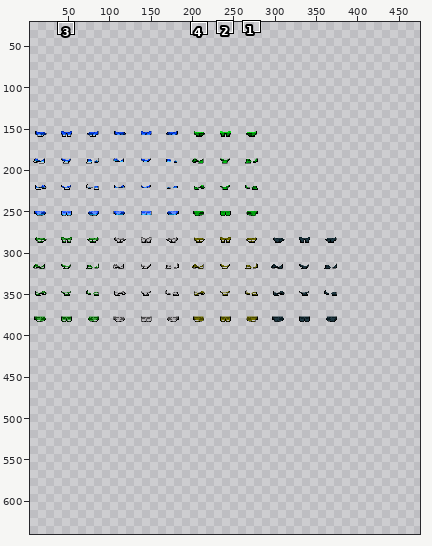
Sprite sheet -- Resources/Textures/Entities/LegsAndFeet.png. The first picture is a wide view before the edit; the outline marks the close-up.
Close-up. The starting point:
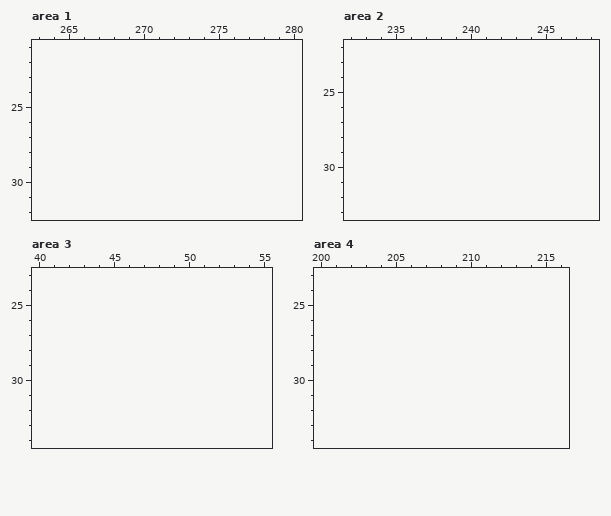
The file is 383x256 pixels. Pixels under 10% opacity are left out. Colours within 5 levels of each other are drawn and written as one. Shown: area 1: x 263..280, y 21..32; area 2: x 232..248, y 22..33; area 3: x 40..55, y 23..34; area 4: x 200..216, y 23..34. The old version is drawn lined up with the new one, on the new canvas. The wide view leaves out empty margins. The commit also changed other parts of the picture, which this record leaves out.
And afterwards:
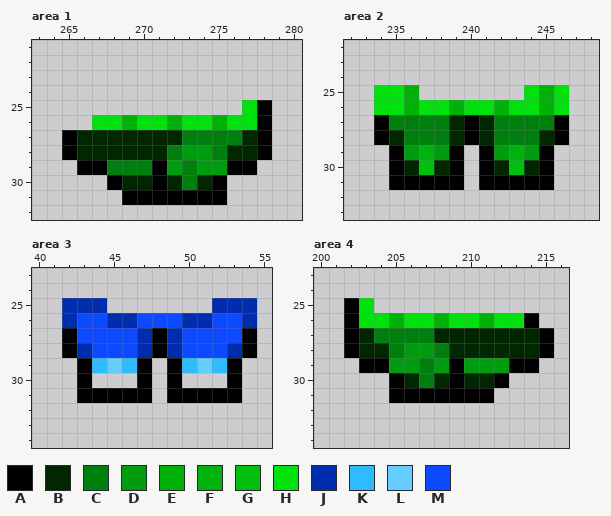
Palette (. is transparent): A #000000  B #002700  C #007f0e  D #009b0e  E #00b208  F #00b20e  G #00bf0f  H #00e10e  J #002cae  K #2fbbff  L #66ccff  M #0d49ff
Edits made:
canvas 383x256 -> 480x640, the old top-left corner now at 0,128
Changed rows in their new state; - is an unchanged pixel.
Area 1:
first column x 265:
25 ------------HA
26 --HHEHHEHHEHHA
27 ABBBBBBBCCCCBA
28 ABBBBBBCDDCBBA
29 -AACCCADCDDAA-
30 ---ABBABCBA---
31 ----AAAAAAA---
Area 2:
first column x 234:
25 HHE-------HEH
26 HHEHHEHHEHHEH
27 ACCCCBABCCCCA
28 ABCCCBABCCCBA
29 -ADFDA-ADFDA-
30 -ABGBA-ABGBA-
31 -AAAAA-AAAAA-
Area 3:
first column x 42:
25 JJJ-------JJJ
26 JMMJJMMMJJMMJ
27 AMMMMJAJMMMMA
28 AJMMMJAJMMMJA
29 -AKLKA-AKLKA-
30 -A---A-A---A-
31 -AAAAA-AAAAA-
Area 4:
first column x 202:
25 AH------------
26 AHHEHHEHHEHHA-
27 ABCCCCBBBBBBBA
28 ABBCDDCBBBBBBA
29 -AADDCDADDDAA-
30 ---ABCBABBA---
31 ---AAAAAAA----
Pixel boxes of the changes (left, top, right, bottom) in both close-ups:
added: (62, 100, 272, 205)
added: (374, 85, 569, 190)
added: (62, 298, 257, 403)
added: (344, 298, 554, 403)
